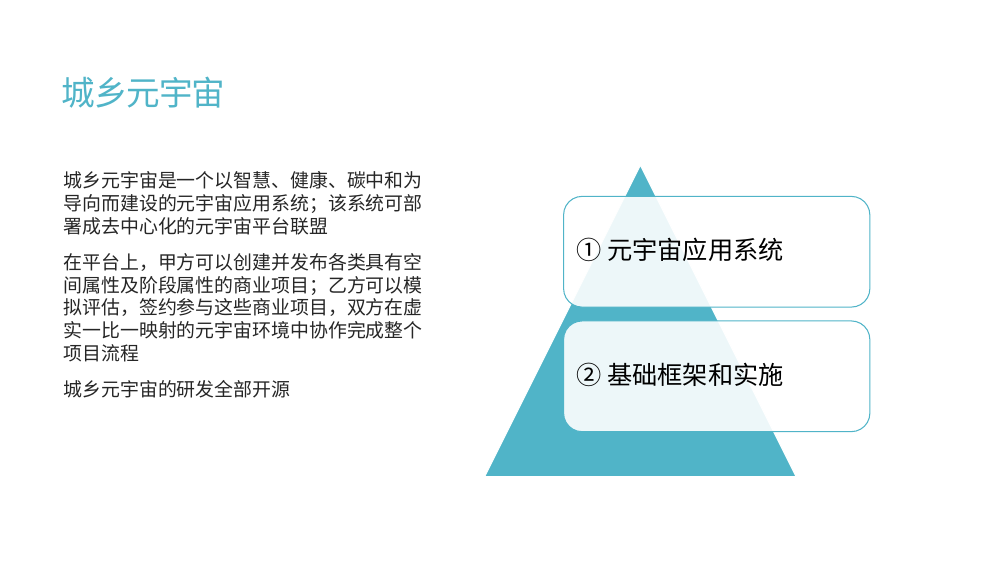
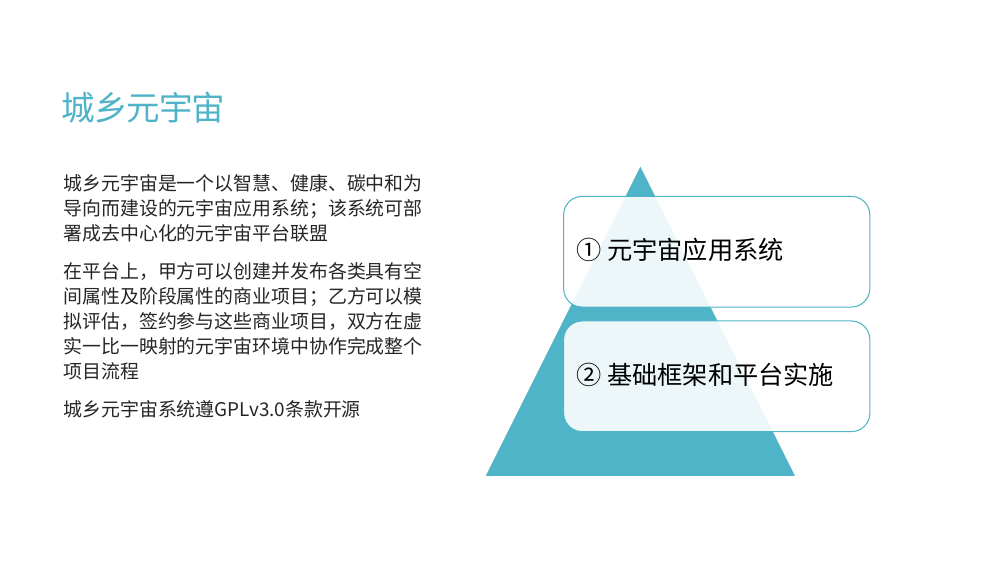
Before and after one commit to calcyu/chainway, a slide deck: slide 2 of Docs/城乡振兴元宇宙.pptx. Drawn at 1008x567 pixels with LibreOffice and Linux fonts; fonts in the diff are those of the drawing. Boxes give left, top, right and bottom in pixels: in the first picture for what was removed or moved away, otherwise in the second. Text is boxed around its words. In the diff, an @@ line names an element or a change of style, - is before the commit and + after.

```diff
--- a/Docs/城乡振兴元宇宙.pptx
+++ b/Docs/城乡振兴元宇宙.pptx
@@ title "城乡元宇宙": place and size @@
-title "城乡元宇宙" at box(62, 76, 225, 108)
+title "城乡元宇宙" at box(62, 91, 225, 123)
@@ text at box(64, 174, 423, 380): line spacing 1 to 1.1 @@
@@ text at box(577, 362, 834, 386): text changed @@
-② 基础框架和实施
+② 基础框架和平台实施
@@ text at box(64, 400, 361, 418): text changed @@
-城乡元宇宙的研发全部开源
+城乡元宇宙系统遵GPLv3.0条款开源
```
Also in this commit, not shown: 14 other slides changed, 4 slides removed, 30 other files.
